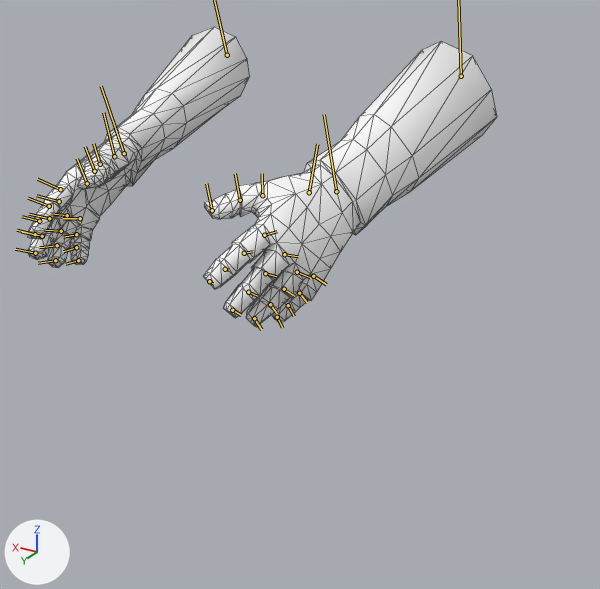
One commit to the Blender file Assets/Models/arms.blend: the scene before it, then after it.
Both versions are drawn from a 50 mm camera at (-11.49, 16.64, 4.53) aimed at (-1.42, -0.14, -3.86). The lights are fixed; the arrows at lower left show +X, +Y and +Z. The bones that bend it are drawn over the model as lines. Mesh edges are drawn as thin lines.

Objects in the first picture: 'armmesh'.
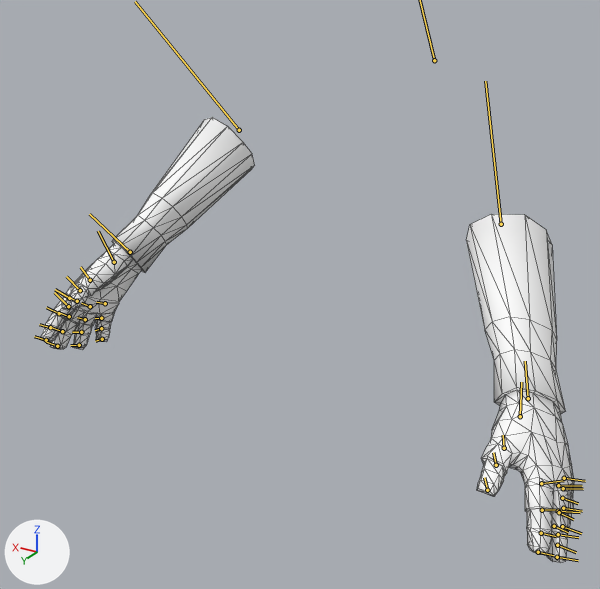
The newer file adds an action. The first version stands in its rest pose; the second is drawn at frame 12 of the action 'l_slash'.

The edits, one by one:
Bone 'L_arm' (bone_l_arm) moves from (0.0, 0.0, 0.0) to (165.0, -185.0, -330.0).
Bone 'L_arm' (bone_l_arm) turns from (0, 0, 0) to (-17, 31, 8) degrees about its own x, y and z.
Bone 'R_arm' (bone_r_arm) moves from (0.0, 0.0, 0.0) to (-20.0, -82.0, -167.0).
Bone 'R_arm' (bone_r_arm) turns from (0, 0, 0) to (-19, -18, -18) degrees about its own x, y and z.

Pixel boxes (x1, y1, x2, y2) of what changed, in the pictures (600 x 589 px):
'armmesh', posed (14% wider, 49% taller)
    before: (27, 27, 497, 327)
    after: (40, 117, 574, 563)
